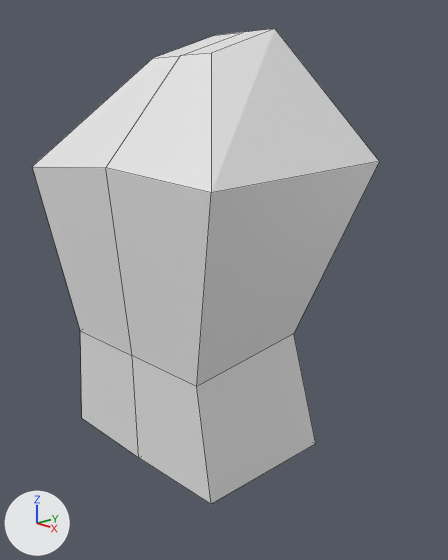
What one commit did to the Blender file blndr_xmn.blend.
Camera for both pictures: a 50 mm camera at (1.01, -0.832, 2.489) aimed at (0.035, 0.092, 2.111). The lights are fixed; the arrows at lower left show +X, +Y and +Z. Mesh edges are drawn as thin lines.

Before the edit, the objects in view are built like this:
```python
me_cube_001 = bpy.data.meshes.new('Cube.001')
me_cube_001.from_pydata(...)  # 16 vertices, 11 faces; spans x -0.294..0.0, y -0.181..0.283, z -0.008..0.891
ob_cube = bpy.data.objects.new('Cube', me_cube_001)
ob_cube.location = (0.0, 0.0, 1.748)
_m = ob_cube.modifiers.new('Mirror', 'MIRROR')
_m.use_clip = True
```
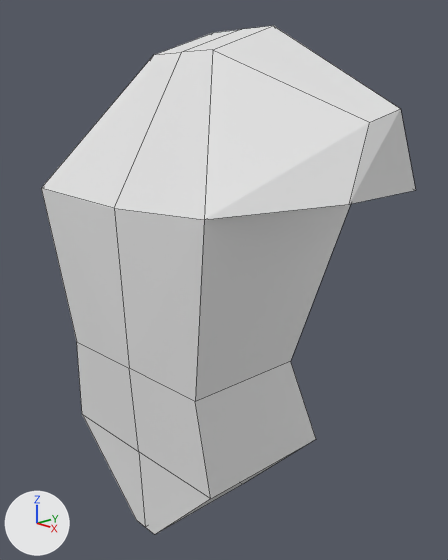
Changed parts and their boxes [x1, y1, x2, y2] in the pictures (448 x 560 px):
'Cube', reshaped, moved, rescaled (8% wider, 7% taller): before [32, 29, 379, 504]; after [41, 26, 416, 534]

What changed in the scene script:
```text
Change me_cube_001:
    used by ob_cube; location = (0.0, 0.0, 1.748)
    remove me_cube_001.from_pydata(...)  # 16 vertices, 11 faces; spans x -0.294..0.0, y -0.181..0.283, z -0.008..0.891
    add me_cube_001.from_pydata(...)  # 24 vertices, 18 faces; spans x -1.916..0.0, y -0.818..1.266, z -1.649..3.426
    me_cube_001 part 1: the whole mesh is rebuilt
Change ob_cube:
    ob_cube.location: (0.0, 0.0, 1.748) -> (0.0, 0.0, 1.91)
    ob_cube.scale: (1.0, 1.0, 1.0) -> (0.214, 0.214, 0.214)
```
